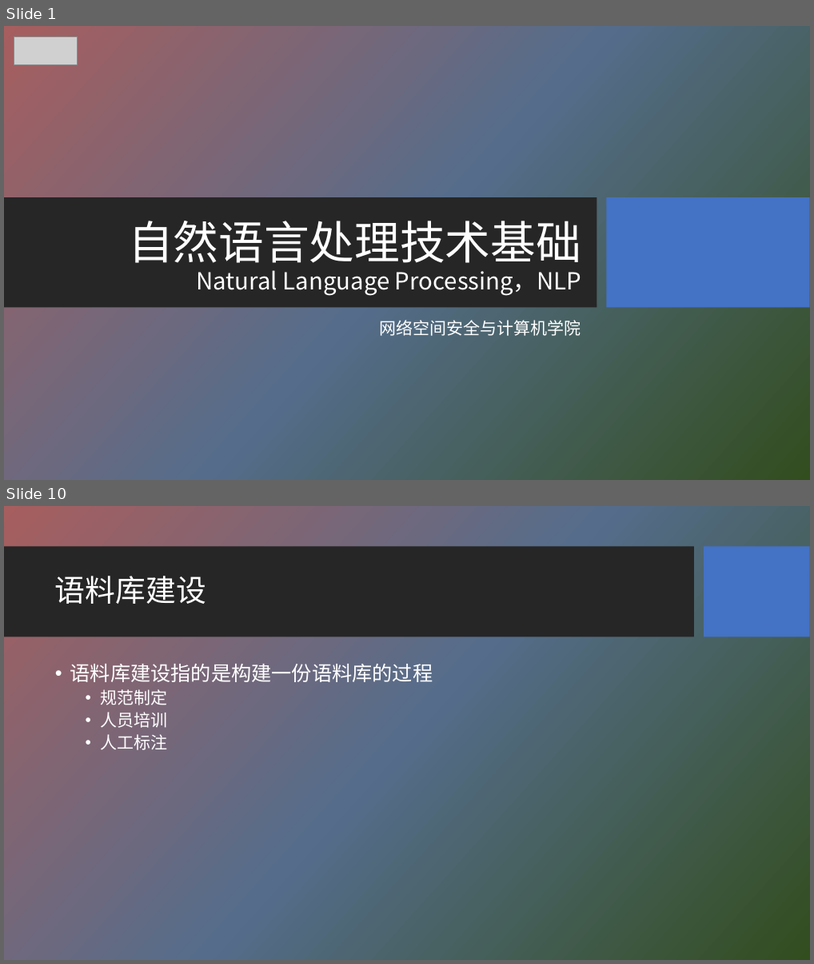
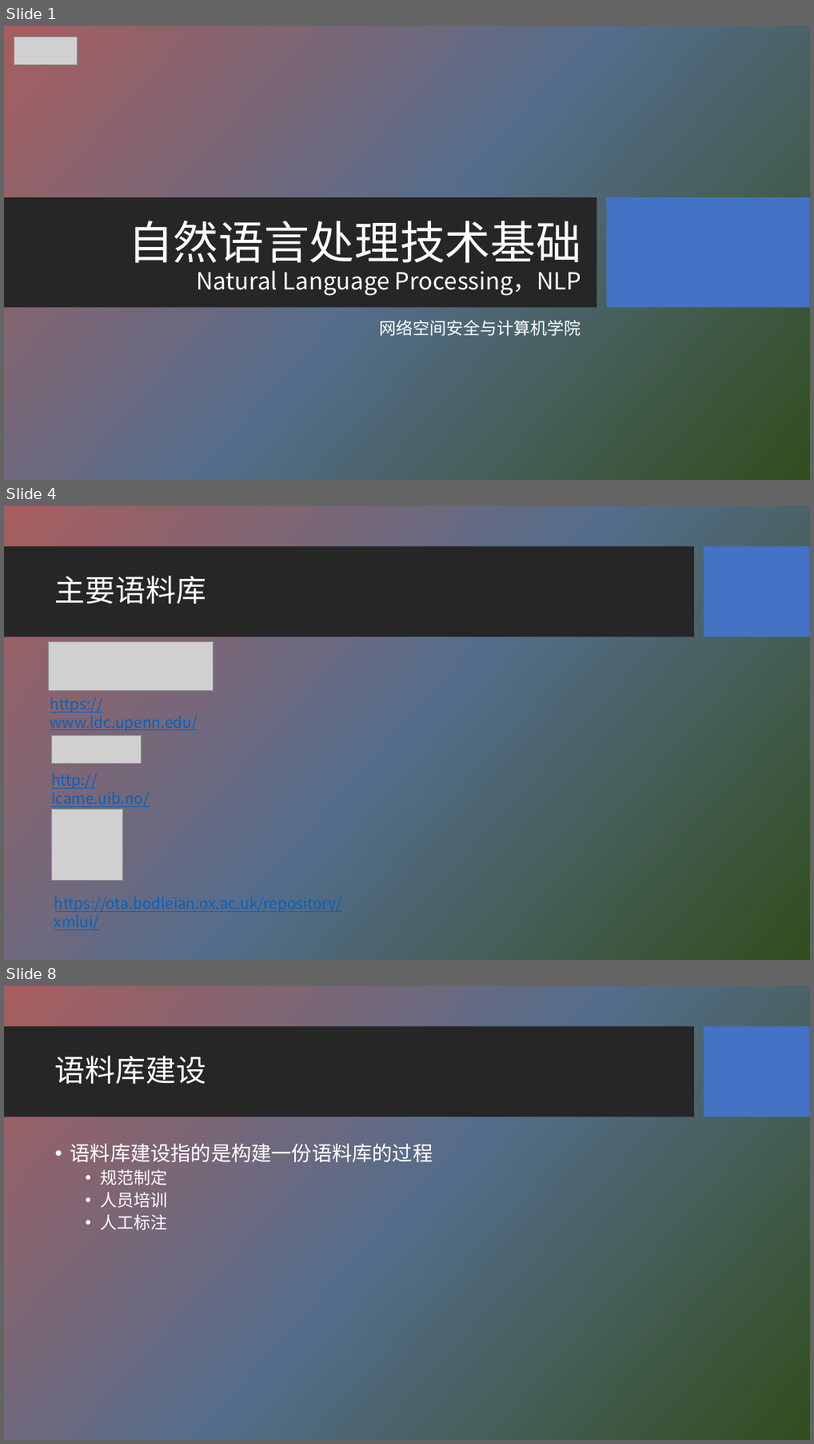
Before and after one commit to HBU/NLP_PPT, a slide deck: PPT-2020/ch02 语料库与词汇知识库.pptx. Shown one above the other, each under a label of ours: slides 1 and 10 before the commit, slides 1, 4 and 8 after it; the slides between them are not shown. The pictures are 814x964 and 814x1444 pixels, drawn with LibreOffice and Linux fonts; fonts in the diff are those of the drawing; grey boxes stand for pictures; background and template pictures are left out. Boxes give left, top, right and bottom in pixels: in the first picture for what was removed or moved away, otherwise in the second. Text is boxed around its words. In the diff, an @@ line names an element or a change of style, - is before the commit and + after.

```diff
--- a/PPT-2020/ch02 语料库与词汇知识库.pptx
+++ b/PPT-2020/ch02 语料库与词汇知识库.pptx
@@ slide 4 added at [4, 506, 810, 960], background picture (left out); not listed: 2 template elements that a slide beside it also shows @@
@@ title added at [55, 576, 206, 604], 36 pt, text #FFFFFF @@
+主要语料库
@@ picture added at [48, 642, 214, 691] @@
@@ text added at [50, 697, 198, 731], 18 pt, text #0563C1, underline @@
+https://www.ldc.upenn.edu/
@@ picture added at [52, 736, 142, 763] @@
@@ text added at [51, 773, 149, 807], 18 pt, text #0563C1, underline @@
+http://icame.uib.no/
@@ picture added at [52, 809, 122, 880] @@
@@ text added at [54, 896, 342, 912], 18 pt, text #0563C1, underline @@
+https://ota.bodleian.ox.ac.uk/repository/xmlui/
@@ what was slide 10 is now slide 8 @@
```
Also in this commit, not shown: 6 slides changed, 8 other slides added, 5 slides removed, 28 other files.
